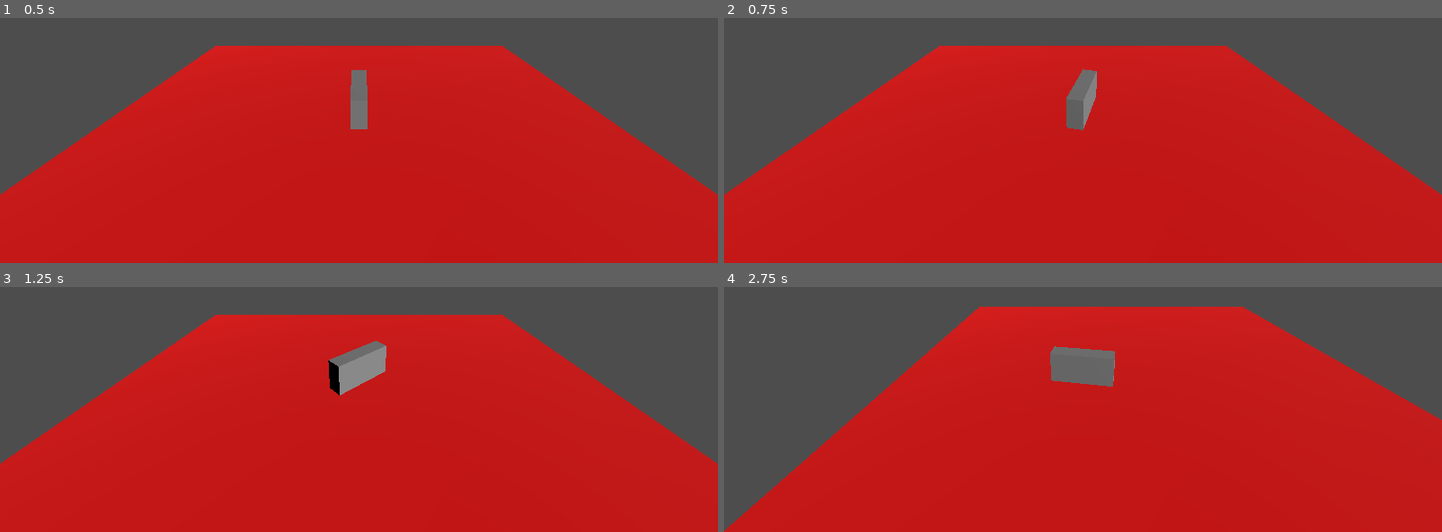
Above: before the commit, frames 1-4 (two rows, left to right).
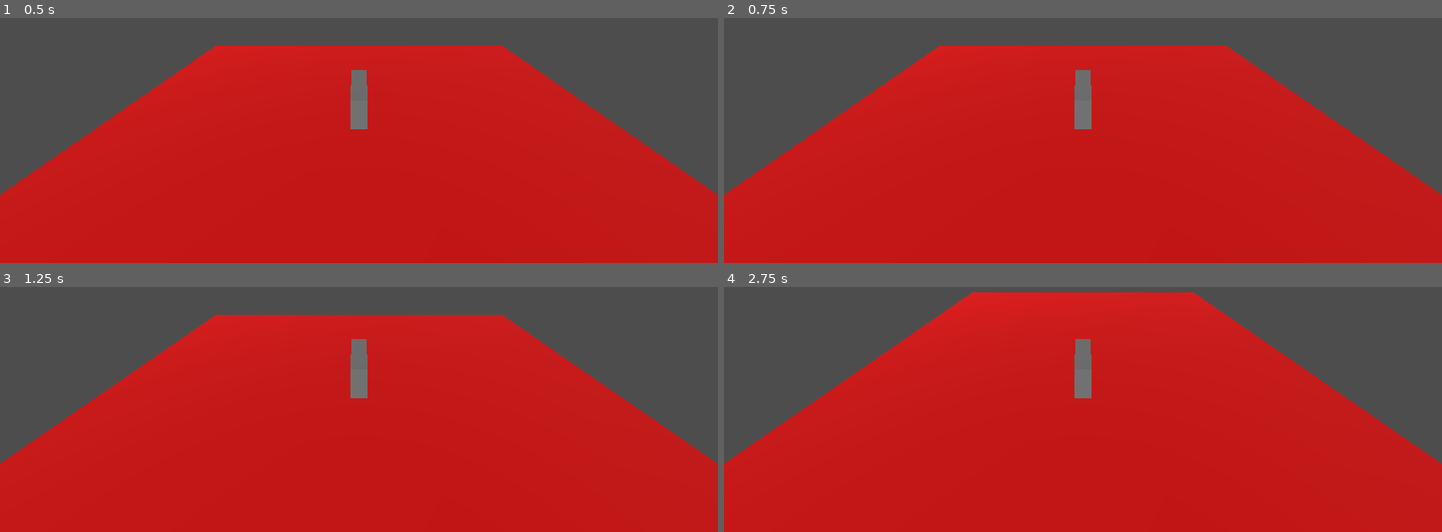
Above: after the commit, the same moments.

Repository: studentkrisk/scooter-game
Game: Godot game, scene res://world.tscn
The game is run twice, just before and just after one commit, with the same random seed, the same clock (stepped at 60 frames per second) and the same inputs.
Inputs:
- Up to frame 1 (0.5 s): no input
- Up to frame 2 (0.75 s): tap Enter at 0.5 s; hold D (right) from 0.53 s (still down)
- Up to frame 3 (1.25 s): keep holding D (right)
- Up to frame 4 (2.75 s): release D (right) at 1.28 s; hold S (down) 1.28-2.03 s; hold D (right) from 2.03 s (still down)

Frame 1 is identical in both runs. In frame 2, 0.3% of the frame differs, in the area x 47-52%, y 20-46%; in frame 3, 1.1%; in frame 4, 13%, in the area x 0-100%, y 2-100%.

Commit message:
changing to charbody

Diff:
--- a/player.gd
+++ b/player.gd
@@ -1,7 +1,6 @@
 extends CharacterBody3D
 
 func _process(delta):
-	rotation.y += -Input.get_axis("left", "right")*0.02
-	velocity += -0.1*get_global_transform().basis.z*Input.get_axis("down", "up")
-	velocity *= 0.95
+	velocity += -transform.basis.z * Input.get_axis("down", "up")
+	velocity *= 0.8
 	move_and_slide()
